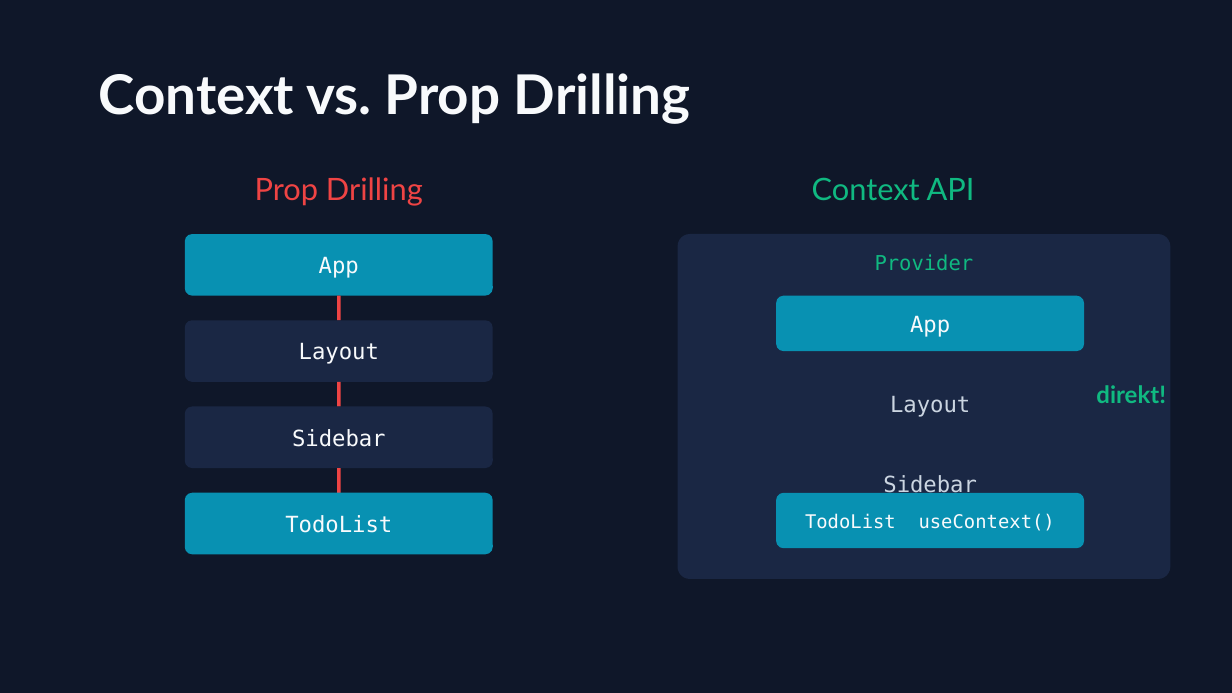
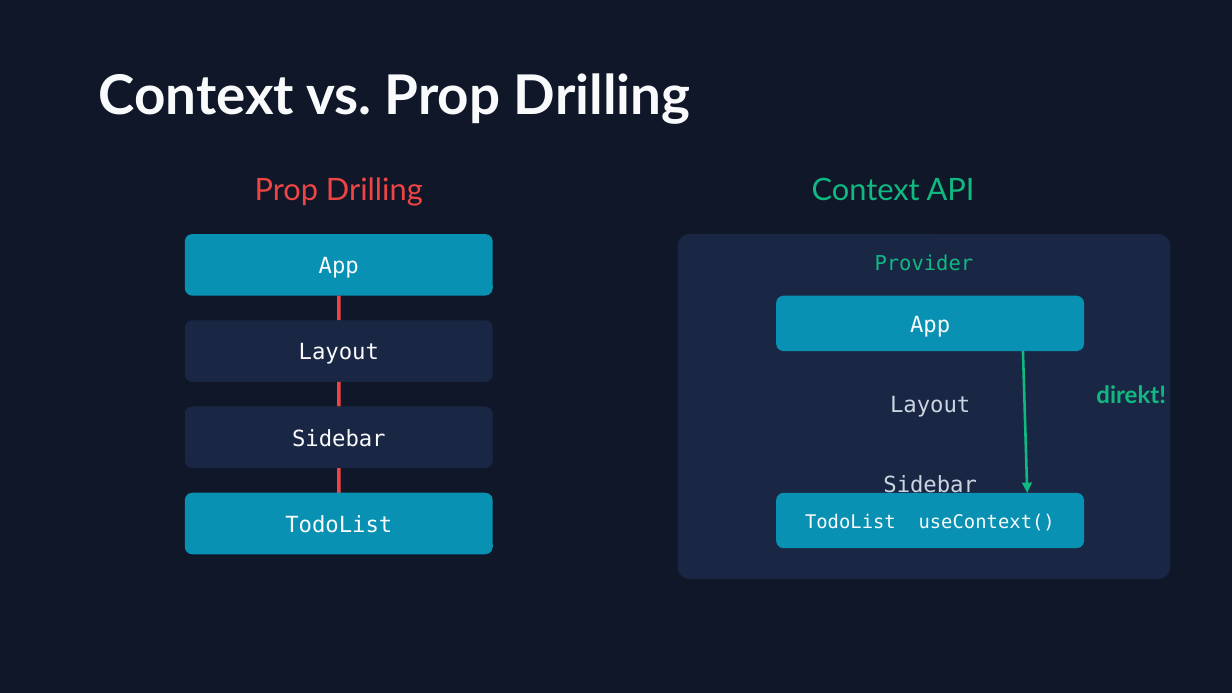
Before and after one commit to trungvt138/medieninformatik, a slide deck: slide 12 of WebProgramming/state-management-react.pptx. Drawn at 1232x693 pixels with LibreOffice and Linux fonts; fonts in the diff are those of the drawing. Boxes give left, top, right and bottom in pixels: in the first picture for what was removed or moved away, otherwise in the second. Text is boxed around its words. In the diff, an @@ line names an element or a change of style, - is before the commit and + after.

```diff
--- a/WebProgramming/state-management-react.pptx
+++ b/WebProgramming/state-management-react.pptx
@@ arrow added from (1023, 351) to (1027, 493), #10B981 1.5 pt @@
```
